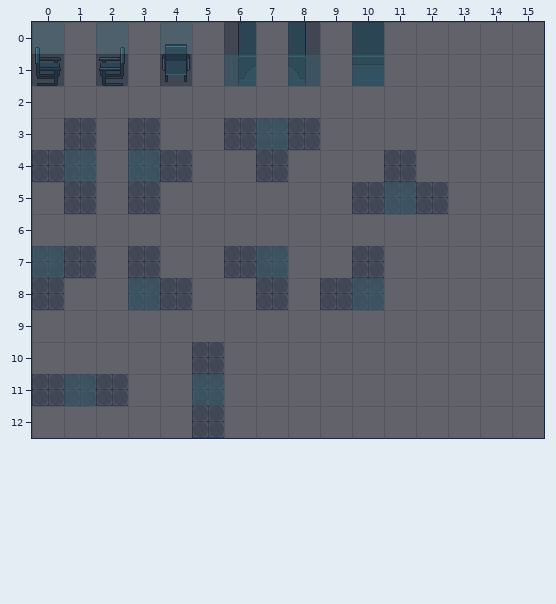
An edit to a level. Tiled map, completer.tmx. Above: the version before the commit.
Cells are 32x32 px. Shown: x 0..15, y 0..12.
The same view after the edit:
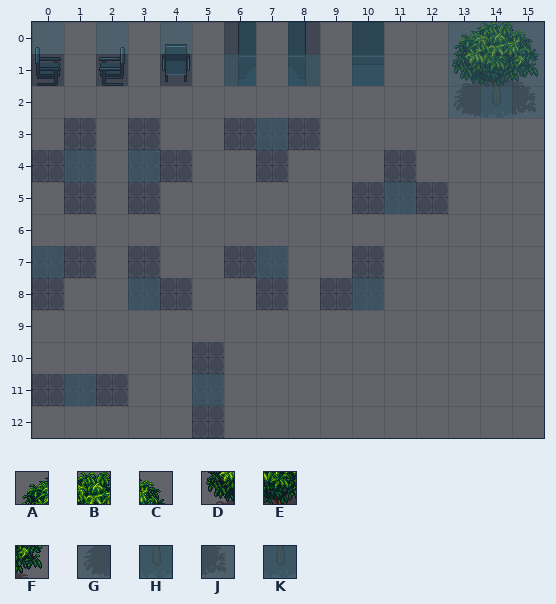
Key: from "Frama Tiles": A 37, B 38, C 39, D 57, E 58, F 59, G 77, H 78, J 79, K 224.
_ is an empty cell.
Tiles of an added or newly shown layer are drawn over the layers below it.
See-through tiles are keyed as they look on the map.
Diff:
Layer "input_Gegenstände":
y 2: x 14 _ -> H
Layer "output_Gegenstände":
y 2: x 13 _ -> G; x 15 _ -> J
Layer "output_über Avatar":
y 1: x 13..15 ___ -> DEF
Layer "output_über Avatar2" (added):
y 0: x 13..15 ___ -> ABC
Layer "regions_input":
y 2: x 14 _ -> K
Layer "regions_output":
y 0..2: x 13..15 ___ -> KKK
Changed places in both pictures, as pixel boxes (x1, y1, x2, y2):
added: (448, 22, 544, 118)
